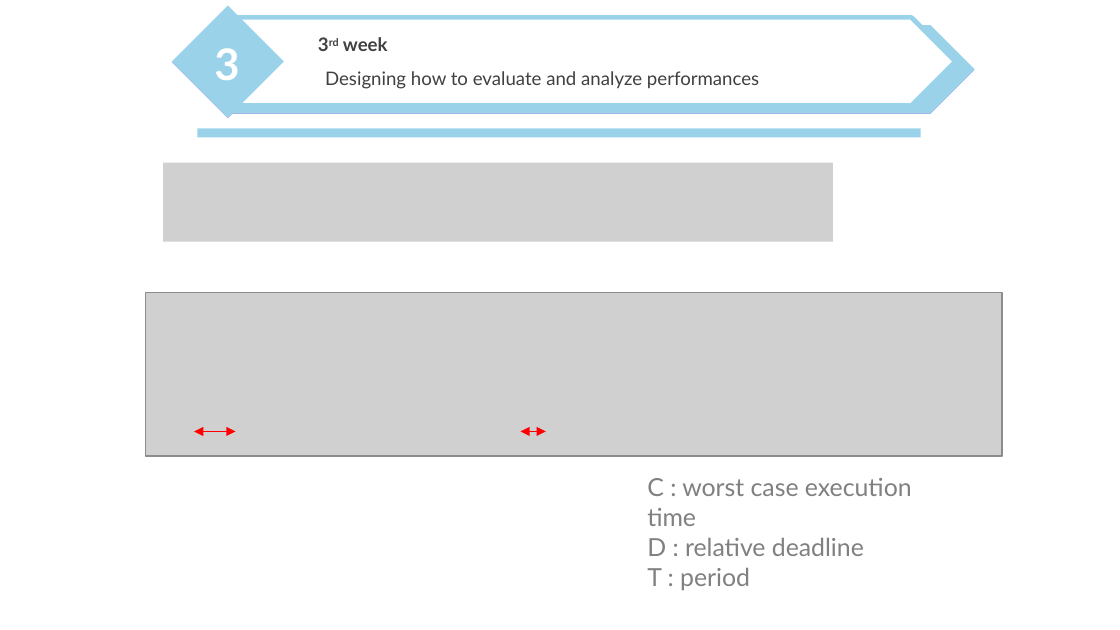
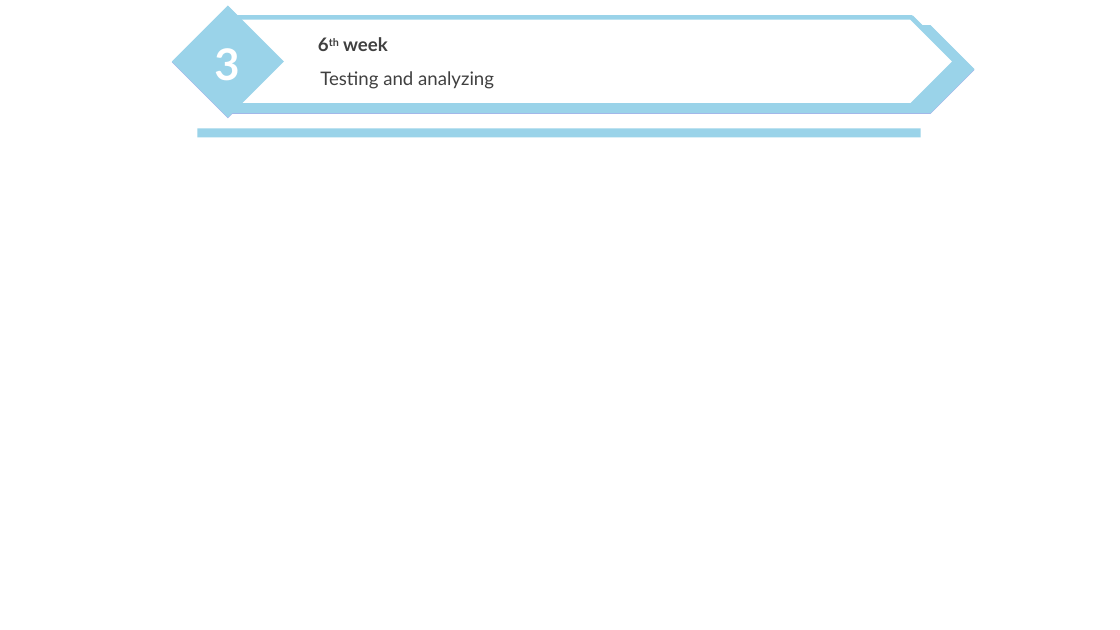
Before and after one commit to nicesick/Prototyping-Delay-Aware-V2X-Safe-Communications, a slide deck: slide 23 of presentation/presentation_2.pptx (slide 21 before the commit). Drawn at 1120x630 pixels with LibreOffice and Linux fonts; fonts in the diff are those of the drawing; grey boxes stand for pictures; background and template pictures are left out. Boxes give left, top, right and bottom in pixels: in the first picture for what was removed or moved away, otherwise in the second. Text is boxed around its words. In the diff, an @@ line names an element or a change of style, - is before the commit and + after.

```diff
--- a/presentation/presentation_2.pptx
+++ b/presentation/presentation_2.pptx
@@ text at [320,71,494,89]: text changed @@
-Designing how to evaluate and analyze performances
+Testing and analyzing
@@ picture removed at [164,162,833,242] @@
@@ picture removed at [146,292,1002,456] @@
@@ double arrow removed from (194, 431) to (235, 431) @@
@@ double arrow removed from (521, 431) to (545, 431) @@
@@ text removed at [647,478,912,590] @@
-C : worst case execution time
-D : relative deadline
-T : period
```
Also in this commit, not shown: 6 other slides changed, 2 slides added.
